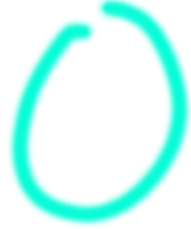
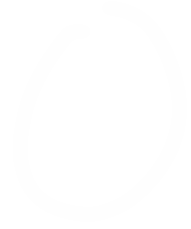
Two versions of the same layered image (191 × 229). Layer-by-layer changes:
added layer "Layer 1" above "Background copy 2" over [6, 0, 191, 229]
hid "Background copy", painted on it over [6, 0, 191, 229]
